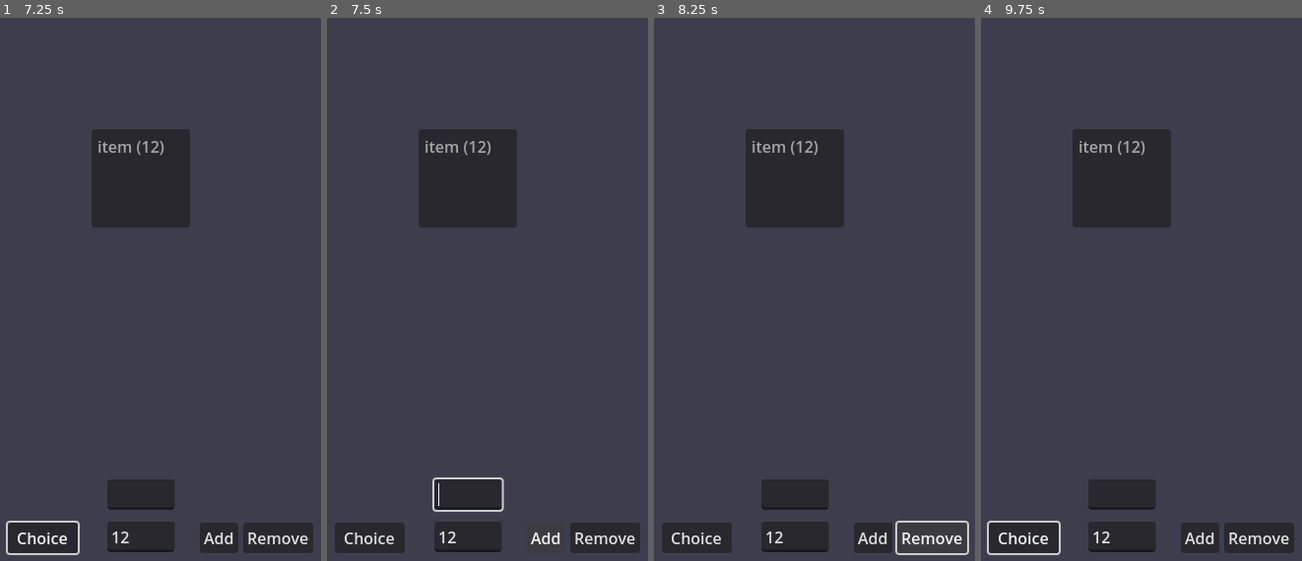
Above: before the commit, frames 1-4 (left to right).
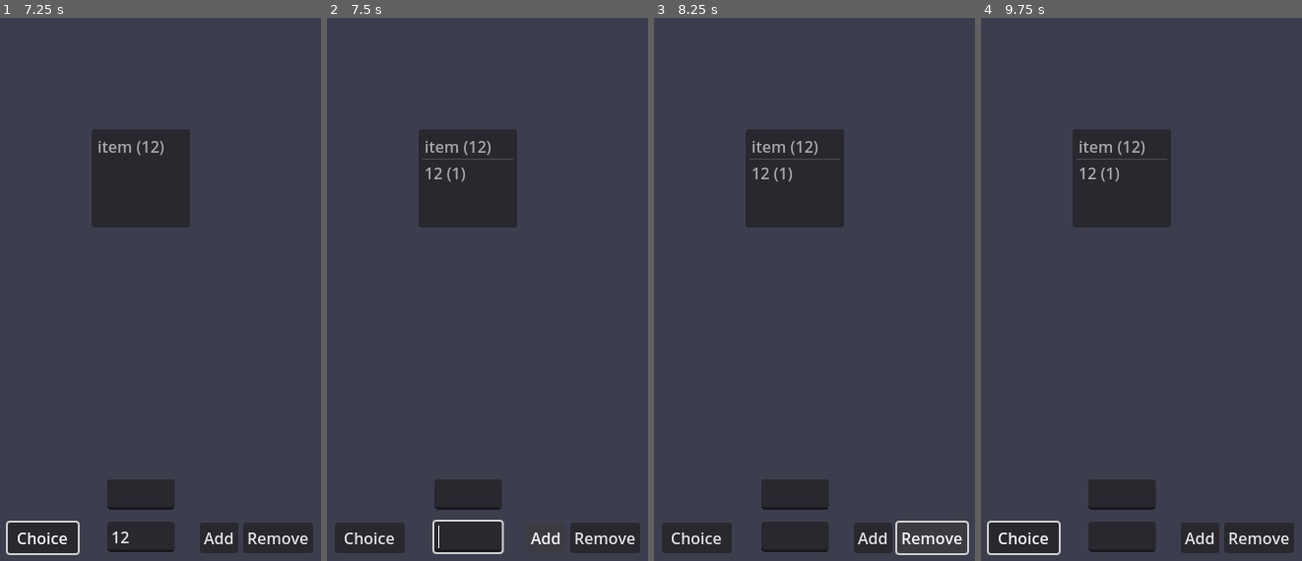
Above: after the commit, the same moments.

Repository: Nathaniel-Rabaya-CSUB/Habit-Tracker
Game: Godot game, scene res://control.tscn
Same seed, same stepped clock (60 frames per second), same inputs: the game is played once before the commit and once after it.
Inputs (mouse positions are in pixels of both pictures, inside the frame that each line leads up to):
- Up to frame 1 (7.25 s): click "Add" at 0.5 s; click (141, 495) at 1.27 s; type "12" at 1.35 s; click "Remove" at 2 s; click "Choice" at 2.75 s; click "Add" at 3.5 s; click (141, 539) at 4.27 s; type "12" at 4.35 s; click "Remove" at 5 s; click "Choice" at 5.75 s; click "OK" at 6.5 s
- Up to frame 2 (7.5 s): click "Add" at 7.25 s
- Up to frame 3 (8.25 s): click "Remove" at 8 s
- Up to frame 4 (9.75 s): click "Choice" at 8.75 s; click "OK" at 9.5 s

Frame 1 is identical in both runs. In frame 2, 0.7% of the frame differs, in the area x 29-58%, y 25-99%; in frame 3, 0.2%; in frame 4, 0.2%.

Commit message:
More text input validation

Diff:
--- a/control.gd
+++ b/control.gd
@@ -22,6 +22,16 @@
 		option_edit.edit() # autoset to typing in box
 		return
 
+	elif item_text.contains("(") || item_text.contains(")"):
+		print("Do not add parantheses")
+		weight_edit.clear() # clear current text
+		option_edit.clear() # clear current text
+		option_edit.edit() # autoset to typing in box
+		return
+
+	elif weight_text.is_empty():
+		weight_text = "1"
+
 	elif weight_text.is_valid_int() == false || weight_text.to_int() <= 0:
 		print("Please input a positive number") # DEBUG
 		weight_edit.clear() # clear current text
@@ -32,7 +42,7 @@
 		interalArray.append(item_text) # add to internalArray
 		print(interalArray[interalArray.size()-1]) # DEBUG
 
-	list_container.add_item(item_text+ " (" + String(weight_text) + ")") # add item to list
+	list_container.add_item(item_text + " (" + String(weight_text) + ")") # add item to list
 	weight_edit.clear() # clear current text
 	option_edit.clear() # clear current text
 	option_edit.edit() # autoset to typing in box
@@ -45,10 +55,16 @@
 	if selectedItem.size() > 0: # selectedItem = size of array, size() only for arrays
 		var removeIndex = selectedItem[0] # dereference pointer
 		var fullText = list_container.get_item_text(removeIndex)
-		for n in range(interalArray.size()-1, -1, -1):
-			if interalArray[n] == list_container.get_item_text(removeIndex):
-				interalArray.remove_at(n)
+		var editText # var to store string
+		for n in fullText.length(): # for loop n -> fullText string size
+			if(fullText[n] == "("): # find "(" in string
+				editText = fullText.substr(0, n-1) # isolate start of text to space before "("
+				print (editText) # DEBUG
+		for n in range(interalArray.size()-1, -1, -1): # for loop interalArray.size()-1 > -1, i--
+			if interalArray[n] == editText: # element == decision - weight string
+				interalArray.remove_at(n) # remove from interalArray
 		print(interalArray.size()) # DEBUG
+		print(interalArray) # DEBUG
 		list_container.remove_item(removeIndex) # remove selected index
 	else:
 		print("Select an item to remove") # DEBUG
